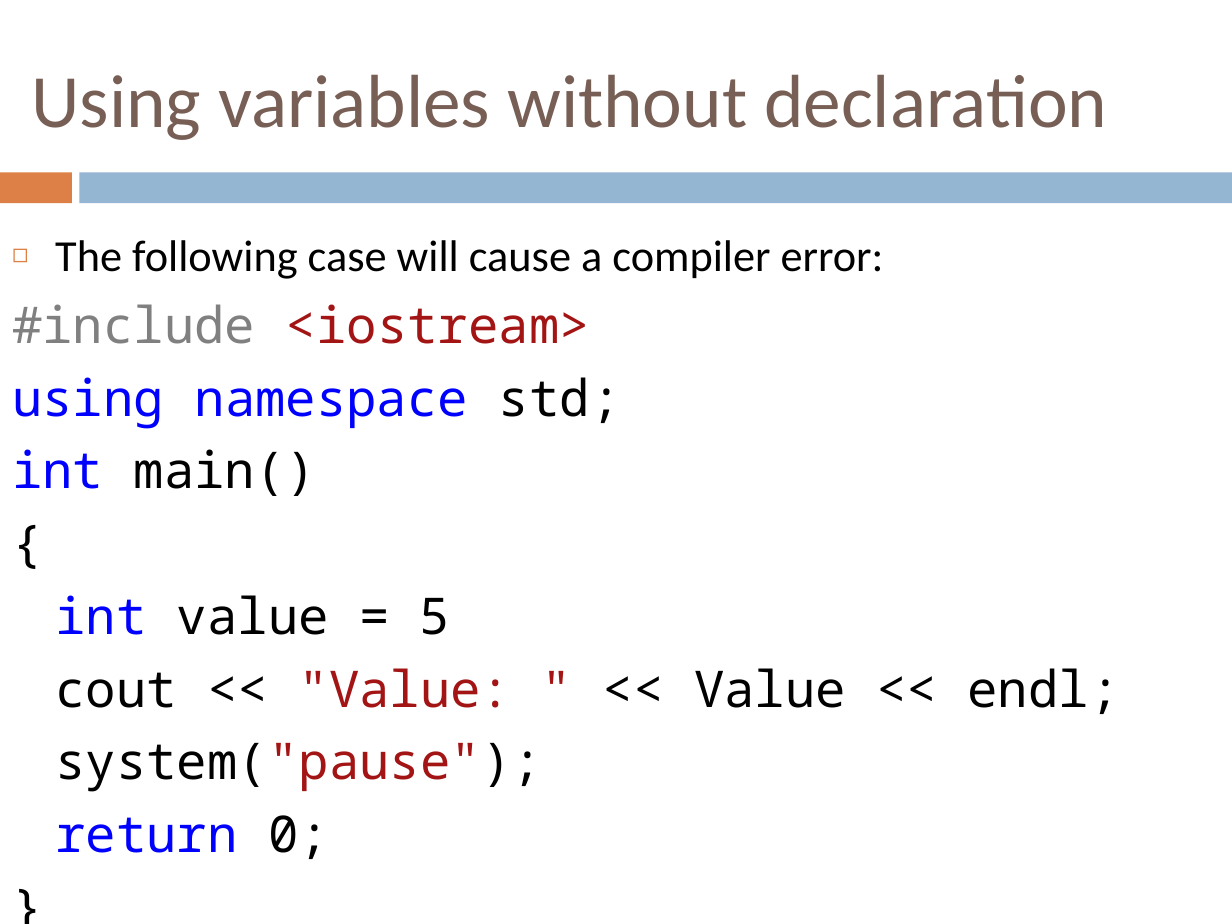
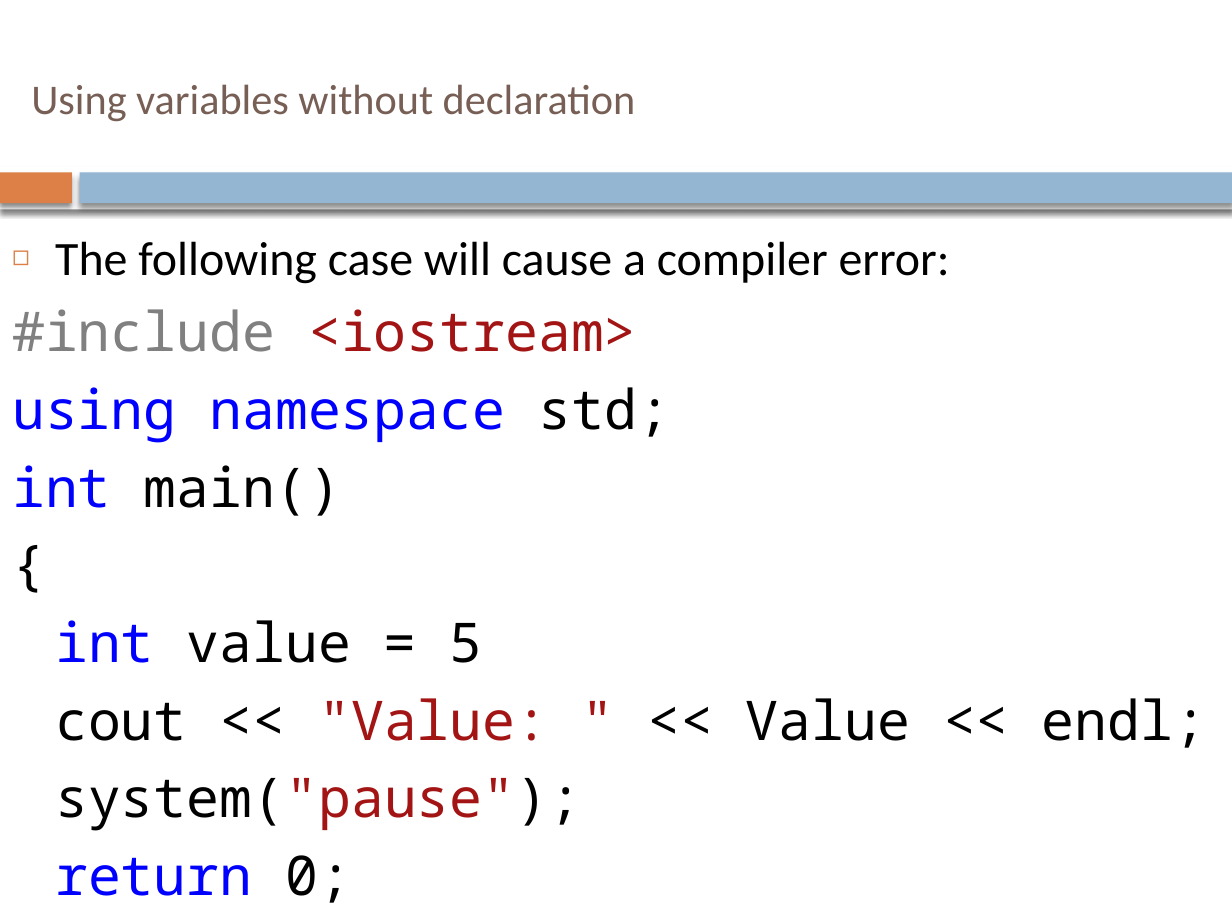
Before and after one commit to Binarianz/Dataons, a slide deck: slide 5 of ISI/ISI-C++/ClassNotes/D02. 03. Types of errors, casting, ternary operators, and switch-case.pptx. Drawn at 1232x924 pixels with LibreOffice and Linux fonts; fonts in the diff are those of the drawing. Boxes give left, top, right and bottom in pixels: in the first picture for what was removed or moved away, otherwise in the second. Text is boxed around its words. In the diff, an @@ line names an element or a change of style, - is before the commit and + after.

Commit message:
some changes were made by system

```diff
--- a/ISI/ISI-C++/ClassNotes/D02. 03. Types of errors, casting, ternary operators, and switch-case.pptx
+++ b/ISI/ISI-C++/ClassNotes/D02. 03. Types of errors, casting, ternary operators, and switch-case.pptx
@@ text "Using variables without declaration" at [31, 84, 636, 122]: size 44 to 24.6 pt @@
@@ rectangle at [0, 172, 71, 203]: shadow on @@
@@ rectangle added at [0, 166, 1232, 209], fill #FFFFFF @@
@@ rectangle at [80, 172, 1232, 203]: shadow on @@
@@ text "The following case will cause ..." at [12, 241, 1206, 903]: size 25.9 to 28 pt in "The following case will cause a compiler ..."; size 29.6 to 32 pt in "#include <iostream>", "using namespace std;", "int main()", "{" and 5 more places @@
```
Also in this commit, not shown: 35 other slides changed, 1 other file.
